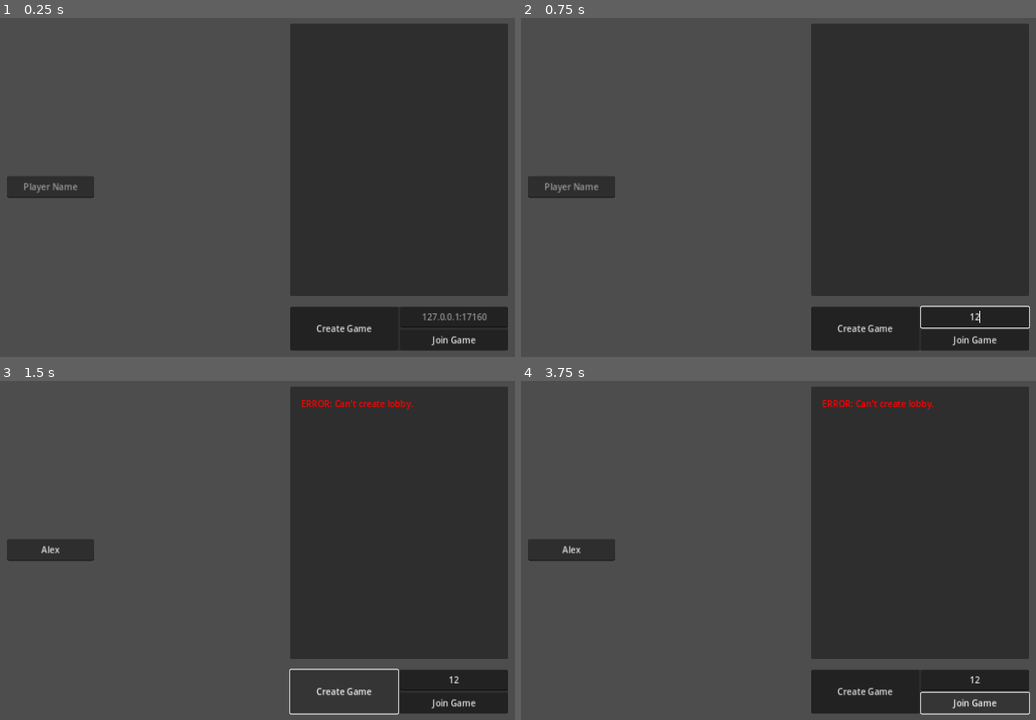
Above: before the commit, frames 1-4 (two rows, left to right).
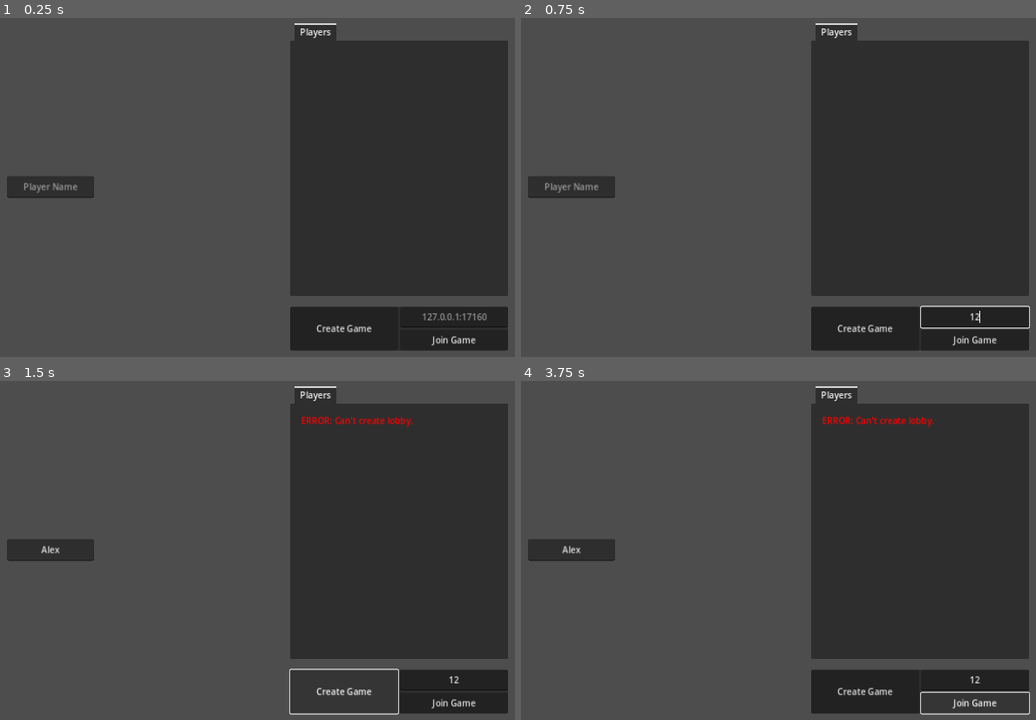
Above: after the commit, the same moments.

Repository: rwilson02/Poker-Party
Game: Godot game, scene res://scenes/Main.tscn
Two runs of this game, one before a commit and one after it. Both use one fixed random seed, a clock stepped at 60 frames per second and the inputs below.
Inputs (mouse positions are in pixels of both pictures, inside the frame that each line leads up to):
- Up to frame 1 (0.25 s): no input
- Up to frame 2 (0.75 s): click (974, 316) at 0.52 s; type "12" at 0.6 s
- Up to frame 3 (1.5 s): click (51, 550) at 0.75 s; type "Alex" at 0.83 s; click "Create Game" at 1.25 s
- Up to frame 4 (3.75 s): click "Create Game" at 2 s; click "Create Game" at 2.75 s; click "Join Game" at 3.5 s

The runs differ from the first frame. In frame 1, 1.8% of the frame differs, in the area x 56-99%, y 1-7%; in frame 2, 1.8%; in frame 3, 2.3%, in the area x 56-99%, y 1-14%; in frame 4, 2.3%.

Commit message:
remove upnp "functionality"
wasn't used, didn't work, etc

Diff:
--- a/scenes/Lobby.tscn
+++ b/scenes/Lobby.tscn
@@ -23,26 +23,21 @@
 grow_horizontal = 0
 grow_vertical = 2
 
-[node name="PlayerDisplay" type="Panel" parent="LobbyControls"]
+[node name="LobbyMenu" type="TabContainer" parent="LobbyControls"]
 layout_mode = 1
 offset_left = 20.0
 offset_top = 20.0
 offset_right = 420.0
 offset_bottom = 520.0
 
-[node name="MarginContainer" type="MarginContainer" parent="LobbyControls/PlayerDisplay"]
-layout_mode = 1
-anchors_preset = 15
-anchor_right = 1.0
-anchor_bottom = 1.0
-grow_horizontal = 2
-grow_vertical = 2
+[node name="Players" type="MarginContainer" parent="LobbyControls/LobbyMenu"]
+layout_mode = 2
 theme_override_constants/margin_left = 20
 theme_override_constants/margin_top = 20
 theme_override_constants/margin_right = 20
 theme_override_constants/margin_bottom = 20
 
-[node name="RichTextLabel" type="RichTextLabel" parent="LobbyControls/PlayerDisplay/MarginContainer"]
+[node name="RichTextLabel" type="RichTextLabel" parent="LobbyControls/LobbyMenu/Players"]
 layout_mode = 2
 bbcode_enabled = true
 
--- a/scripts/lobby.gd
+++ b/scripts/lobby.gd
@@ -1,6 +1,6 @@
 extends Node
 
-@onready var player_display = $LobbyControls/PlayerDisplay/MarginContainer/RichTextLabel
+@onready var player_display = $LobbyControls/LobbyMenu/Players/RichTextLabel
 @onready var address_bar = $LobbyControls/Control/PreGame/VBoxContainer/Address
 @onready var lobby_controls = $LobbyControls/Control/PreGame
 @onready var start_controls = $LobbyControls/Control/InGame
@@ -12,7 +12,6 @@
 	Netgame.test_player_conditions.connect(update_player_display)
 	Netgame.test_player_conditions.connect(test_start)
 	Netgame.server_disconnected.connect(server_exploded)
-	Netgame.upnp_complete.connect(did_it_work)
 	timer.timeout.connect(timeout)
 	Netgame.players.clear()
 
@@ -122,16 +121,6 @@
 		player_display.append_text("Server closed!")
 		player_display.pop()
 
-func did_it_work(notif):
-	player_display.clear()
-	if notif == OK:
-		player_display.append_text("UPNP OK!")
-	else:
-		player_display.push_color(Color.RED)
-		player_display.append_text("UPNP error: %s" % str(notif))
-		player_display.pop()
-
-
 func timeout():
 	if not Netgame.players.has(1):
 		player_display.clear()
--- a/scripts/netgame.gd
+++ b/scripts/netgame.gd
@@ -5,7 +5,6 @@
 signal server_disconnected()
 signal test_player_conditions(players_remaining)
 signal state_updated()
-signal upnp_complete(possible_error)
 
 const DEFAULT_PORT = 17160 # 13! / 9!, AKQJ
 const DEFAULT_IP = "127.0.0.1"
@@ -26,7 +25,6 @@
 	"losers": []
 }
 var discovery_thread: Thread = null
-var upnp: UPNP = null
 
 func _ready():
 	multiplayer.peer_connected.connect(_on_player_connected)
@@ -34,9 +32,6 @@
 	multiplayer.connected_to_server.connect(_on_connected_ok)
 	multiplayer.connection_failed.connect(_on_connected_fail)
 	multiplayer.server_disconnected.connect(_on_server_disconnected)
-
-#	discovery_thread = Thread.new()
-#	discovery_thread.start(attempt_upnp.bind(DEFAULT_PORT))
 
 func join_game(address = "", port = ""):
 	if address.is_empty():
@@ -116,22 +111,6 @@
 #	prints(multiplayer.get_unique_id(), "data received")
 	state_updated.emit()
 
-func attempt_upnp(port: int):
-	upnp = UPNP.new()
-#	print(IP.get_local_interfaces())
-#	print(IP.get_local_addresses())
-	var err = upnp.discover()
-
-	if err != OK:
-		push_error("UPNP error: %s" % str(err))
-		upnp_complete.emit(err)
-		return
-
-	var gateway = upnp.get_gateway()
-	if gateway and gateway.is_valid_gateway():
-		upnp.add_port_mapping(port, port, ProjectSettings.get_setting("application/config/name"), "UDP", 60*60*12) # 12 hours
-		upnp_complete.emit(OK)
-
 func reset():
 	game_state = {
 		"pot": 0,
@@ -141,8 +120,3 @@
 		"losers": []
 	}
 	players.clear()
-
-#func _exit_tree():
-#	if discovery_thread:
-#		discovery_thread.wait_to_finish()
-#	upnp.delete_port_mapping(DEFAULT_PORT, "UDP")
--- a/scripts/ui/rule_changer.gd
+++ b/scripts/ui/rule_changer.gd
@@ -4,8 +4,8 @@
 
 # Delimiters of change types
 # All powers of two -1 because increases are odds
-const TWO_TIME_CHANGES = 3
-const ONE_TIME_CHANGES = 31
+const TWO_TIME_CHANGES = 2 ** 2 - 1
+const ONE_TIME_CHANGES = 2 ** 5 - 1
 
 # Other constants
 const CHANGE_INFO_PATH = "res://rules/change_info.txt"
